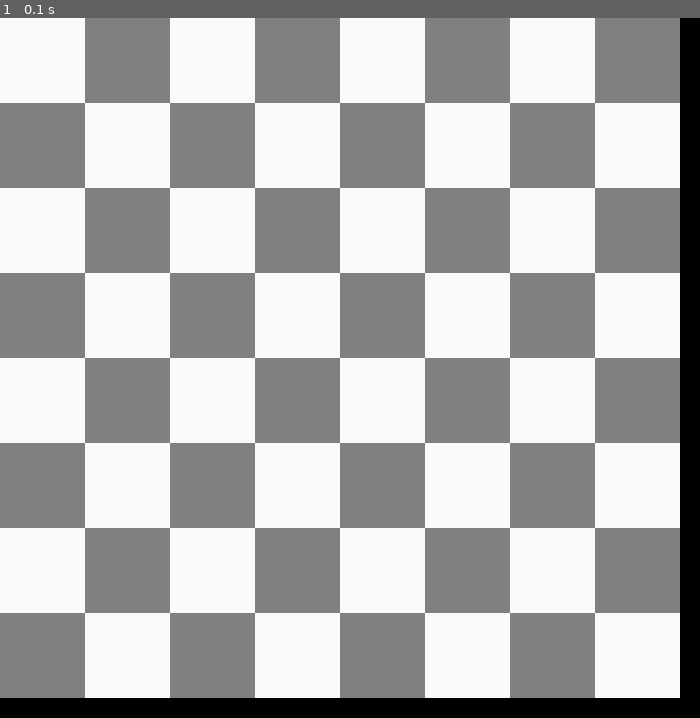
Above: before the commit, frame 1.
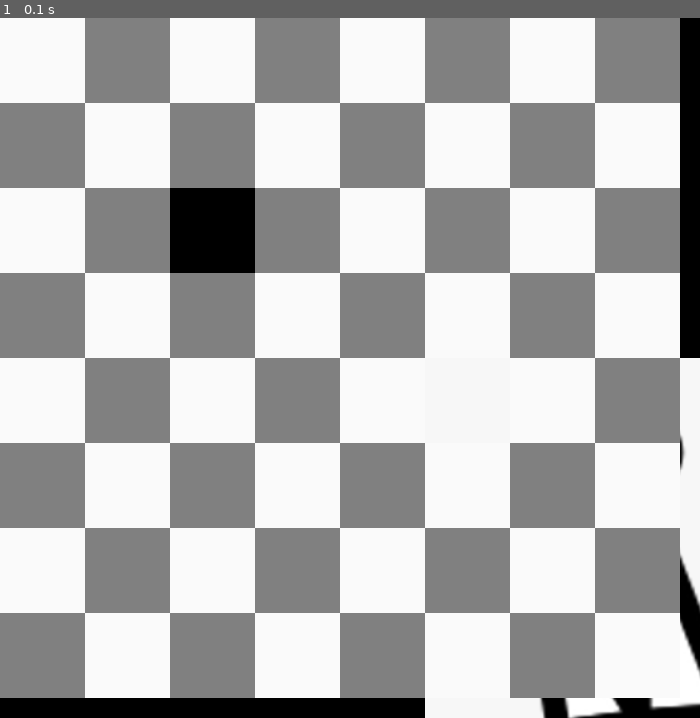
Above: after the commit, the same moment.

Repository: Amiros1322/Chess
Game: pygame game, started from Main.py
Same seed, same stepped clock (60 frames per second), same inputs: the game is played once before the commit and once after it.
Inputs:
- Up to frame 1 (0.1 s): no input

The runs differ from the first frame. In frame 1, 4.9% of the frame differs, in the area x 24-100%, y 24-100%.

Commit message:
added queen image and refactored GUI code

Diff:
--- a/Main.py
+++ b/Main.py
@@ -159,5 +159,5 @@
             i[1] = new_poss_moves
 
 if __name__ == '__main__':
-    #Main()
+    # Main()
     pass
--- a/PyGameGUI.py
+++ b/PyGameGUI.py
@@ -23,29 +23,57 @@
 
 # settings, constants
 pygame.display.set_caption("Chess")
+FPS = 60
+clock = pygame.time.Clock()
 SCREEN_WIDTH, SCREEN_HEIGHT = 700, 700
+BOARD_LENGTH = 8
 
 # start window (returns surface)
 screen = pygame.display.set_mode((SCREEN_WIDTH, SCREEN_HEIGHT))
 
 player = Player()
 king_img = pygame.image.load('images/King.png')
-print(king_img)
-#king_img.set_colorkey((250, 250, 250))
-images_2d = [[], [], [], [], [], [], [], []]  # surfaces on that are squares in the game
+queen_img = pygame.image.load('images/queen.png')
+images_2d = [[None for i in range(BOARD_LENGTH)] for j in range(BOARD_LENGTH)]  # Makes 2d list with Nones
 SQUARE_LENGTH = 85
 
-for row in range(8):
-    for col in range(8):
-        images_2d[row].append(pygame.Surface((SQUARE_LENGTH, SQUARE_LENGTH)))
-        if (row + col) % 2 == 0:
-            images_2d[row][col].fill((250, 250, 250))
-        else:
-            images_2d[row][col].fill((128, 128, 128))
+# fills empty board sizes with corresponding
+def draw_board(board):
+    for row in range(BOARD_LENGTH):
+        for col in range(BOARD_LENGTH):
+            if board[row][col] is None:
+                board[row][col] = pygame.Surface((SQUARE_LENGTH, SQUARE_LENGTH))
+                if (row + col) % 2 == 0:
+                    board[row][col].fill((250, 250, 250))  # White
+                else:
+                    board[row][col].fill((128, 128, 128))  # Grey
+
+def render_board(board):
+    # Fill background with white
+    screen.fill((0, 0, 0))
+    for row in range(8):
+        for col in range(8):
+            screen.blit(board[row][col], (row * SQUARE_LENGTH, col * SQUARE_LENGTH))
+
+def draw_image(board):
+    # king starting position
+    board[2][2] = king_img
+    board[5][4] = queen_img
+
+
+print(images_2d)
+draw_image(images_2d)
+
+print(images_2d[2][2])
+print(images_2d[5][4])
+# Make surfaces for each squares and fill with colored surface if empty
+draw_board(images_2d)
 
 # run loop
 running = True
 while running:
+    # set game to run at 60 FPS. (changing this will change 'speed' of the game)
+    clock.tick(FPS)
 
     # event handler
     for event in pygame.event.get():
@@ -55,16 +83,13 @@
             if event.key == K_ESCAPE:
                 running = False
 
-        # Fill background with white
-        screen.fill((0, 0, 0))
-        images_2d[4][3].blit(king_img, (SQUARE_LENGTH/2 - 15,SQUARE_LENGTH/2 - 15))
-        for row in range(8):
-            for col in range(8):
-                screen.blit(images_2d[row][col], (row*SQUARE_LENGTH, col*SQUARE_LENGTH))
         # blit (block transfer) of the surface onto the screen. Tuple is draw location
-        #screen.blit(King_img, (0, 0))
+        # screen.blit(king_img, (0, 0))
 
-        # Flip display
-        pygame.display.flip()
+
+    render_board(images_2d)
+
+    # Flip display
+    pygame.display.flip()
 
 pygame.quit()
Binary file changed: images/King.png
Binary file removed: images/external-content.duckduckgo.png
Binary file added: images/queen.png
